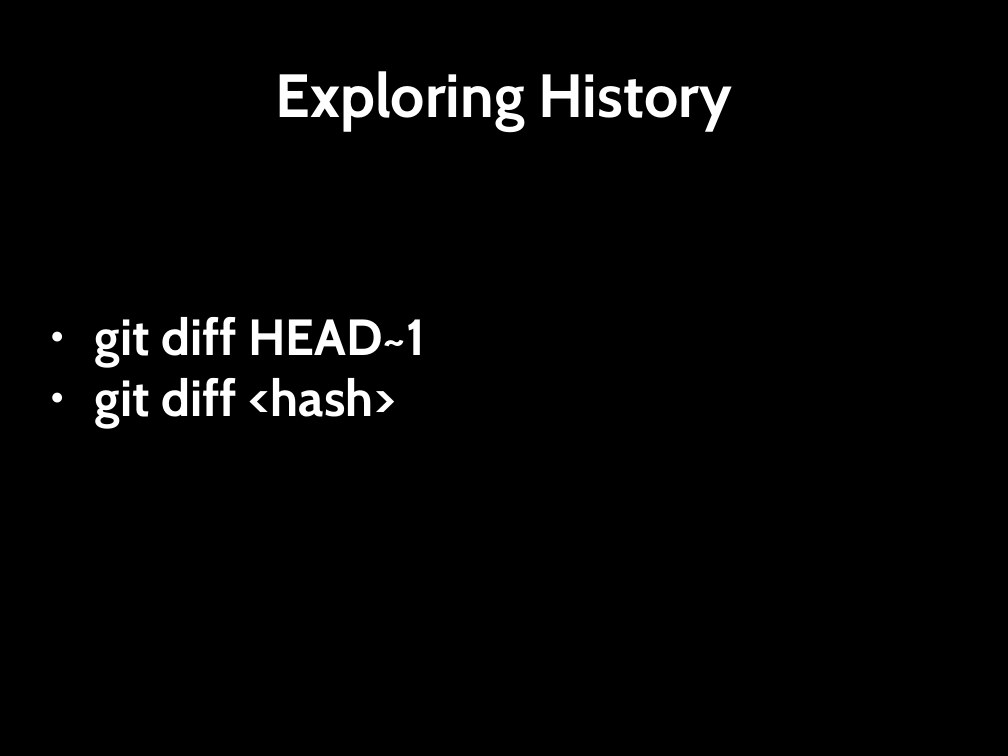
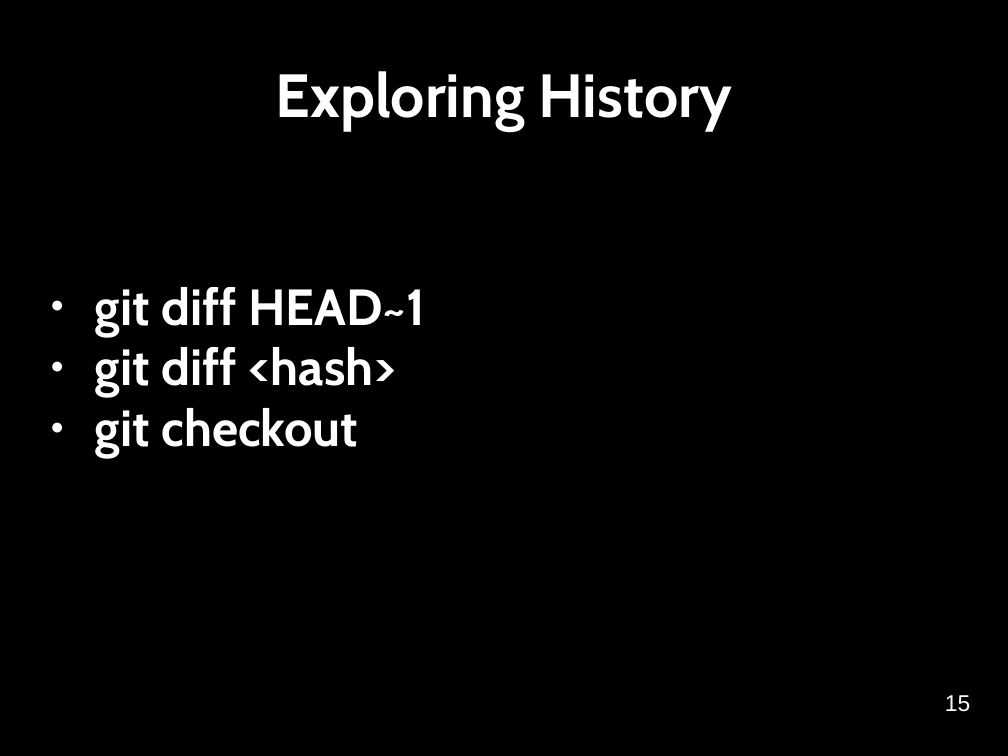
Before and after one commit to softwaresaved/NGCMGSoton-2015-06-21, a slide deck: slide 15 of novice/git/version-control-with-git-slides.odp (slide 13 before the commit). Drawn at 1008x756 pixels with LibreOffice and Linux fonts; fonts in the diff are those of the drawing. Boxes give left, top, right and bottom in pixels: in the first picture for what was removed or moved away, otherwise in the second. Text is boxed around its words. In the diff, an @@ line names an element or a change of style, - is before the commit and + after.

```diff
--- a/novice/git/version-control-with-git-slides.odp
+++ b/novice/git/version-control-with-git-slides.odp
@@ subtitle at (95,408,358,458): paragraph added @@
+● git checkout
@@ text added at (945,695,970,712), 18 pt, text #FFFFFF @@
+15
```
Also in this commit, not shown: 15 other slides changed, 6 slides added, 3 slides removed, 16 other files.
